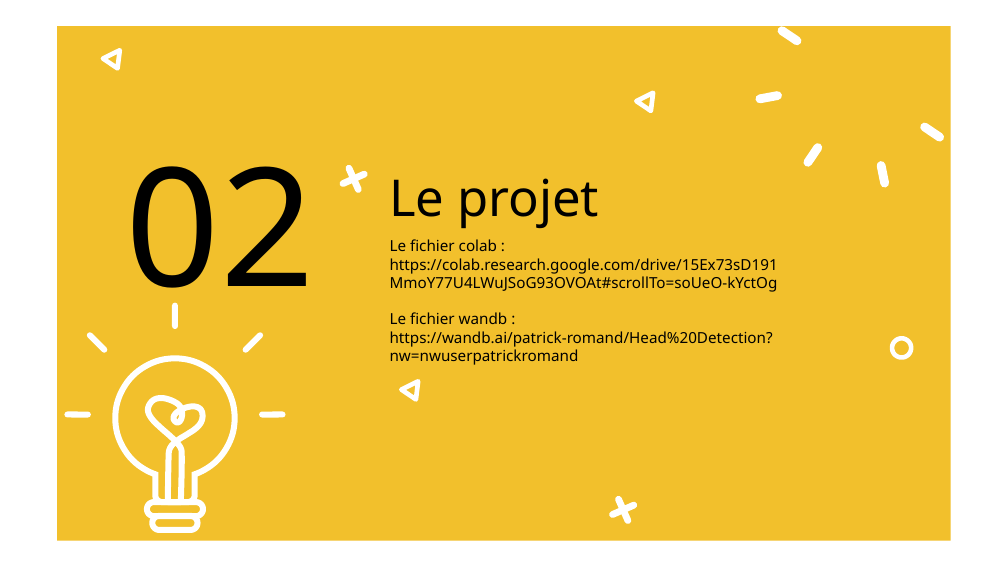
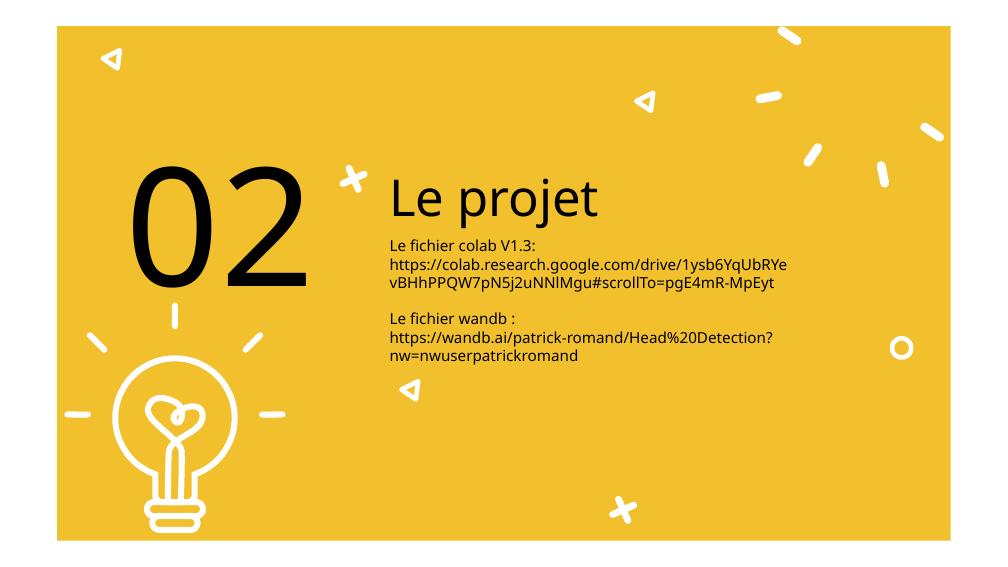
Before and after one commit to helvete74/IFAGE_dev_AI, a slide deck: slide 5 of La presentation.odp. Drawn at 1008x567 pixels with LibreOffice and Linux fonts; fonts in the diff are those of the drawing. Boxes give left, top, right and bottom in pixels: in the first picture for what was removed or moved away, otherwise in the second. Text is boxed around its words. In the diff, an @@ line names an element or a change of style, - is before the commit and + after.

```diff
--- a/La presentation.odp
+++ b/La presentation.odp
@@ text at bbox=[390, 239, 788, 292]: text changed @@
-Le fichier colab : https://colab.research.google.com/drive/15Ex73sD191MmoY77U4LWuJSoG93OVOAt#scrollTo=soUeO-kYctOg
+Le fichier colab V1.3: https://colab.research.google.com/drive/1ysb6YqUbRYevBHhPPQW7pN5j2uNNlMgu#scrollTo=pgE4mR-MpEyt
```
Also in this commit, not shown: 2 other slides changed, 1 slide removed, 1 other file.
